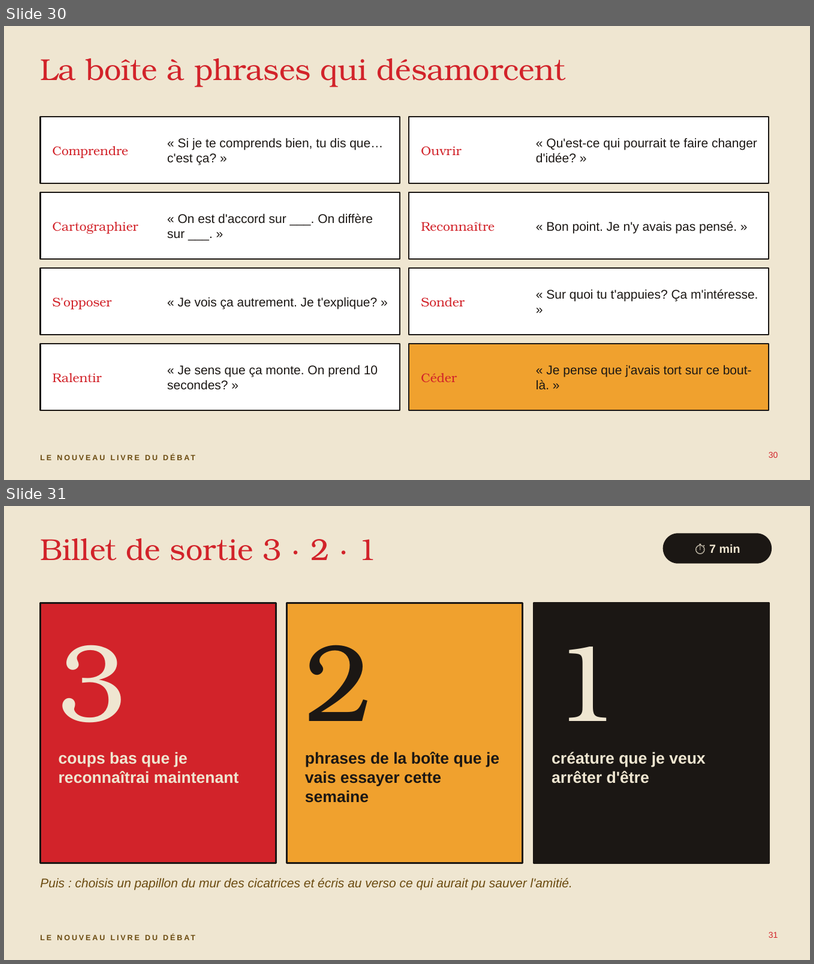
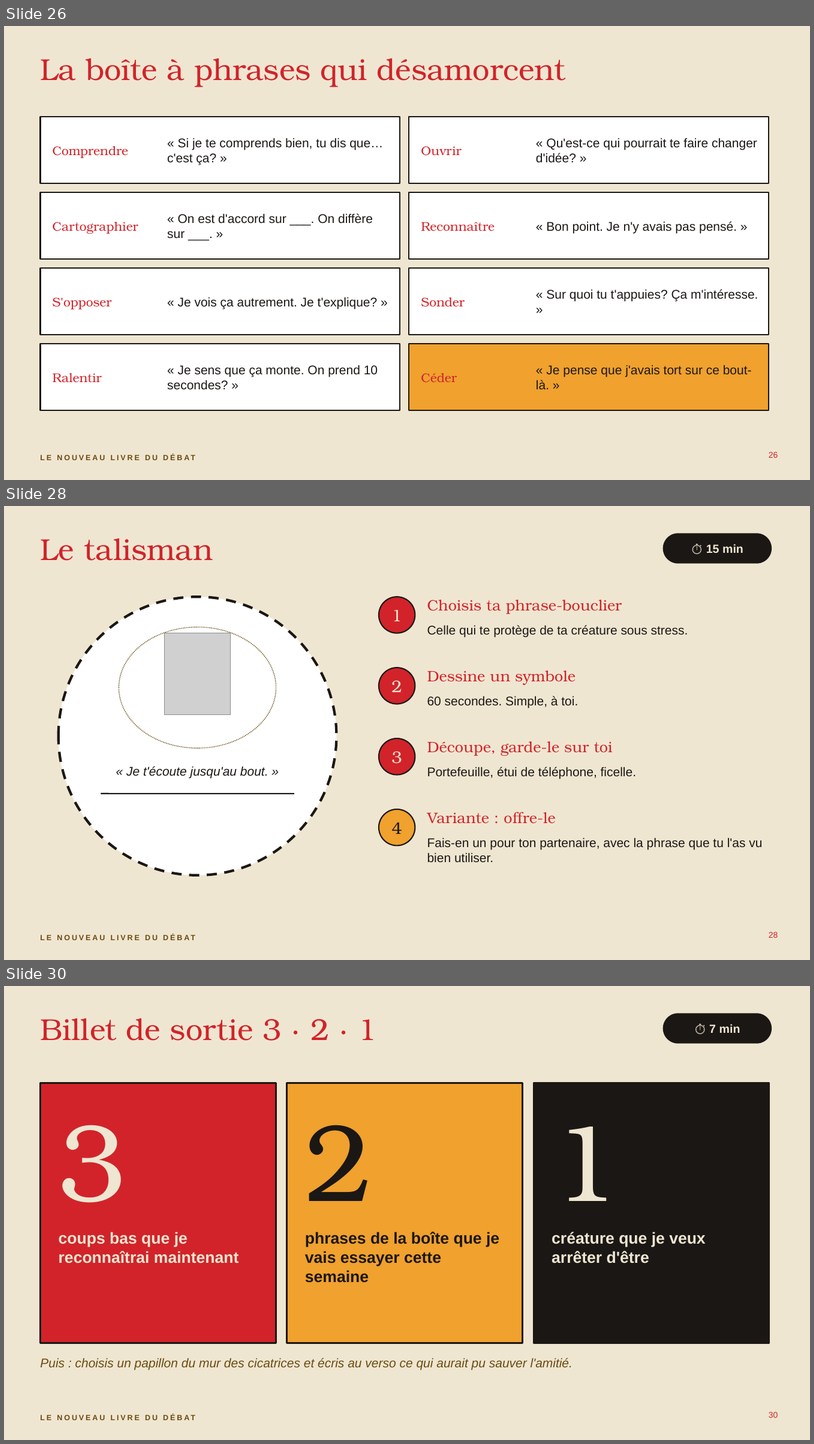
Before and after one commit to isabellepedneault111-ai/Chat-, a slide deck: debat-agreable/seminaire-confrontation-agreable.pptx. Shown one above the other, each under a label of ours: slides 30 and 31 before the commit, slides 26, 28 and 30 after it; the slides between them are not shown. The pictures are 814x964 and 814x1444 pixels, drawn with LibreOffice and Linux fonts; fonts in the diff are those of the drawing; grey boxes stand for pictures. Boxes give left, top, right and bottom in pixels: in the first picture for what was removed or moved away, otherwise in the second. Text is boxed around its words. In the diff, an @@ line names an element or a change of style, - is before the commit and + after.

```diff
--- a/debat-agreable/seminaire-confrontation-agreable.pptx
+++ b/debat-agreable/seminaire-confrontation-agreable.pptx
@@ slide 28 added at (4,506,810,960), background #EFE6D1; not listed: 1 template element that a slide beside it also shows @@
@@ title added at (40,538,213,561), 36 pt, text #D2232A @@
+Le talisman
@@ rounded rectangle added at (663,533,772,564), fill #1B1714 @@
@@ text added at (707,544,744,553), 14 pt, text #EFE6D1, bold @@
+⏱ 15 min
@@ ellipse added at (59,597,337,875), fill #FFFFFF, outline #1B1714 3 pt dashed @@
@@ ellipse added at (379,597,416,633), fill #D2232A, outline #1B1714 1.5 pt @@
@@ text added at (392,610,402,621), 20 pt, text #EFE6D1 @@
+1
@@ text added at (428,600,622,614), 18 pt, text #D2232A @@
+Choisis ta phrase-bouclier
@@ ellipse added at (119,627,276,748), fill #FFFFFF, outline #6B4B10 1 pt dashed @@
@@ text added at (428,625,689,637), 15 pt, text #1B1714 @@
+Celle qui te protège de ta créature sous stress.
@@ picture added at (164,633,231,715) @@
@@ ellipse added at (379,667,416,704), fill #D2232A, outline #1B1714 1.5 pt @@
@@ text added at (392,680,402,692), 20 pt, text #EFE6D1 @@
+2
@@ text added at (428,670,576,685), 18 pt, text #D2232A @@
+Dessine un symbole
@@ text added at (428,696,578,708), 15 pt, text #1B1714 @@
+60 secondes. Simple, à toi.
@@ ellipse added at (379,738,416,775), fill #D2232A, outline #1B1714 1.5 pt @@
@@ text added at (392,751,402,763), 20 pt, text #EFE6D1 @@
+3
@@ text added at (428,741,613,756), 18 pt, text #D2232A @@
+Découpe, garde-le sur toi
@@ text added at (126,766,269,778), 15 pt, text #1B1714, italic @@
+« Je t'écoute jusqu'au bout. »
@@ text added at (428,766,636,778), 15 pt, text #1B1714 @@
+Portefeuille, étui de téléphone, ficelle.
@@ line added from (101, 793) to (294, 793), #1B1714 1.5 pt @@
@@ ellipse added at (379,809,416,846), fill #F0A12E, outline #1B1714 1.5 pt @@
@@ text added at (428,811,556,823), 18 pt, text #D2232A @@
+Variante : offre-le
@@ text added at (392,822,402,834), 20 pt, text #1B1714 @@
+4
@@ text added at (428,837,762,862), 15 pt, text #1B1714 @@
+Fais-en un pour ton partenaire, avec la phrase que tu l'as vu bien utiliser.
@@ page number added at (769,931,779,937), 10 pt, text #D2232A @@
+28
@@ what was slide 30 is now slide 26 @@
@@ page number at (769,451,779,457): text changed @@
-30
+26
@@ what was slide 31 is now slide 30 @@
@@ page number at (769,1411,779,1417): text changed @@
-31
+30
```
Also in this commit, not shown: 4 slides changed, 3 other slides added, 1 slide removed, 4 other files.
